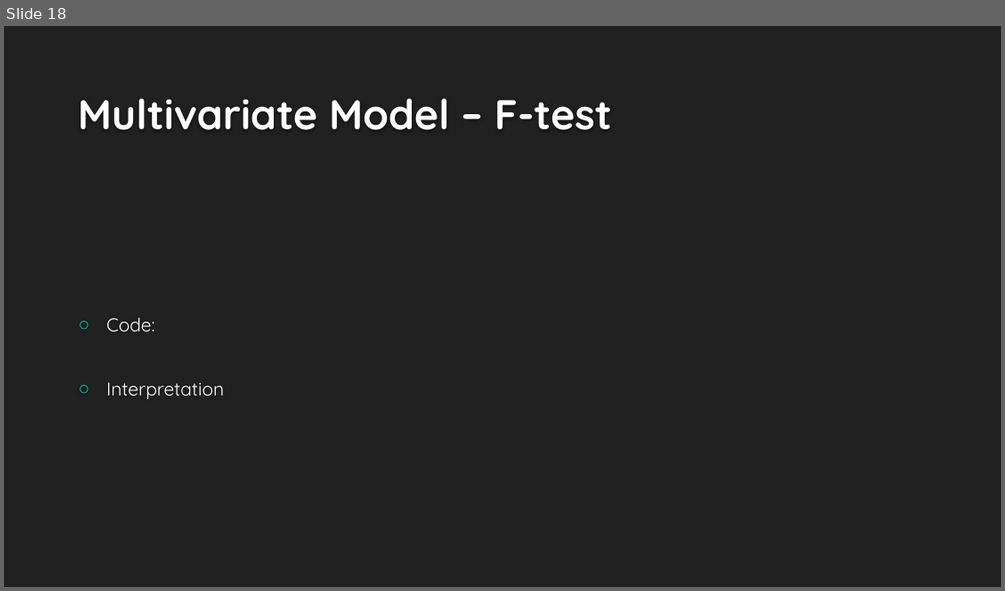
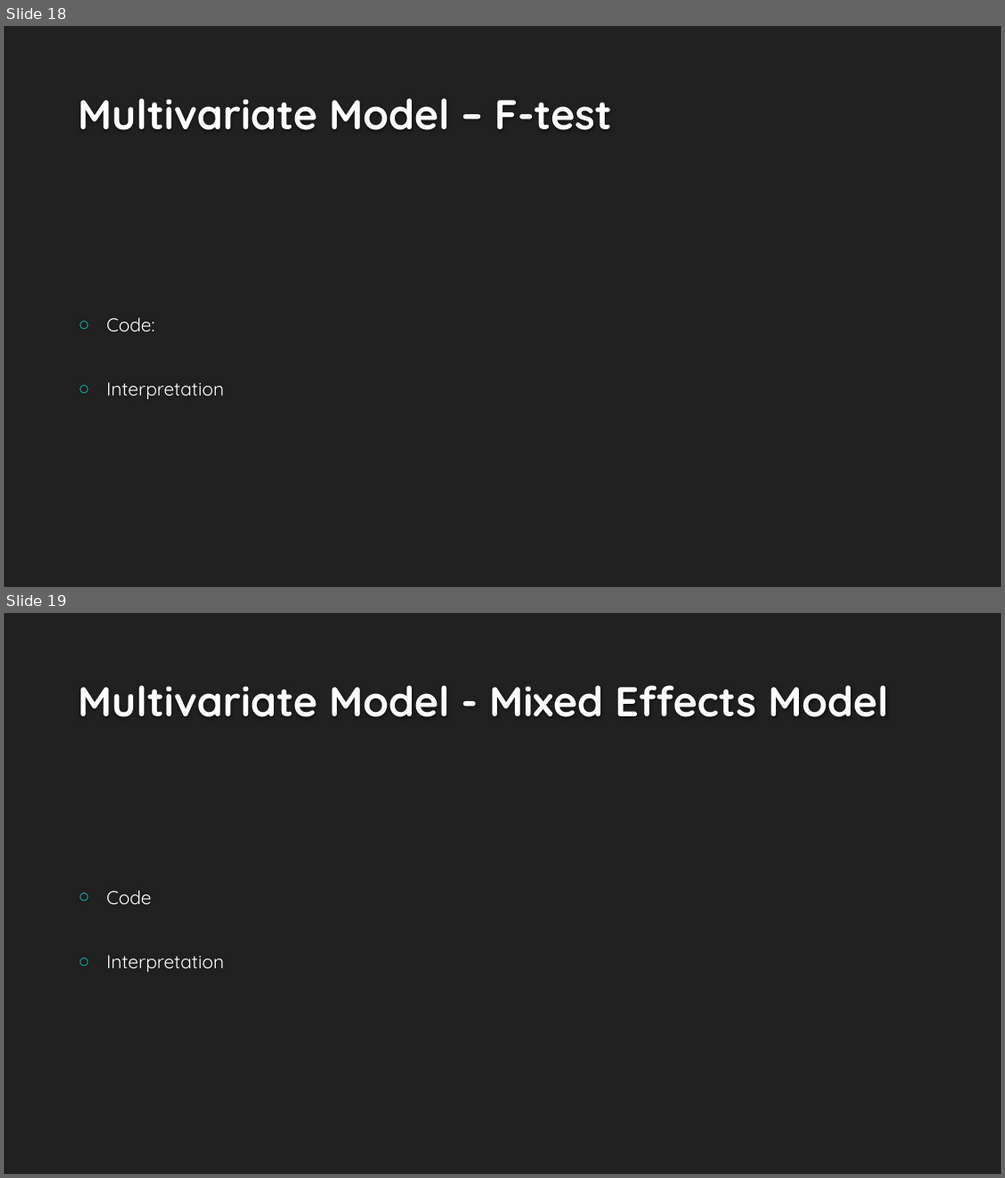
Before and after one commit to EricSchles/algorithmic_bias, a slide deck: Understanding Bias Via Interpretability.pptx. Shown one above the other, each under a label of ours: slide 18 before the commit, slides 18 and 19 after it. The pictures are 1005x591 and 1005x1178 pixels, drawn with LibreOffice and Linux fonts; fonts in the diff are those of the drawing; background and template pictures are left out. Boxes give left, top, right and bottom in pixels: in the first picture for what was removed or moved away, otherwise in the second. Text is boxed around its words. In the diff, an @@ line names an element or a change of style, - is before the commit and + after.

Commit message:
adding ppt

```diff
--- a/Understanding Bias Via Interpretability.pptx
+++ b/Understanding Bias Via Interpretability.pptx
@@ slide 19 added at (4,613,1001,1174), background #212121 @@
@@ title added at (78,685,889,717), 40 pt, text #FEFEFE, bold @@
+Multivariate Model - Mixed Effects Model
@@ text added at (106,890,224,972), 18 pt, text #FFFFFF @@
+○ Code
+○ Interpretation
```
Also in this commit, not shown: 1 slide changed, 1 other slide added.
